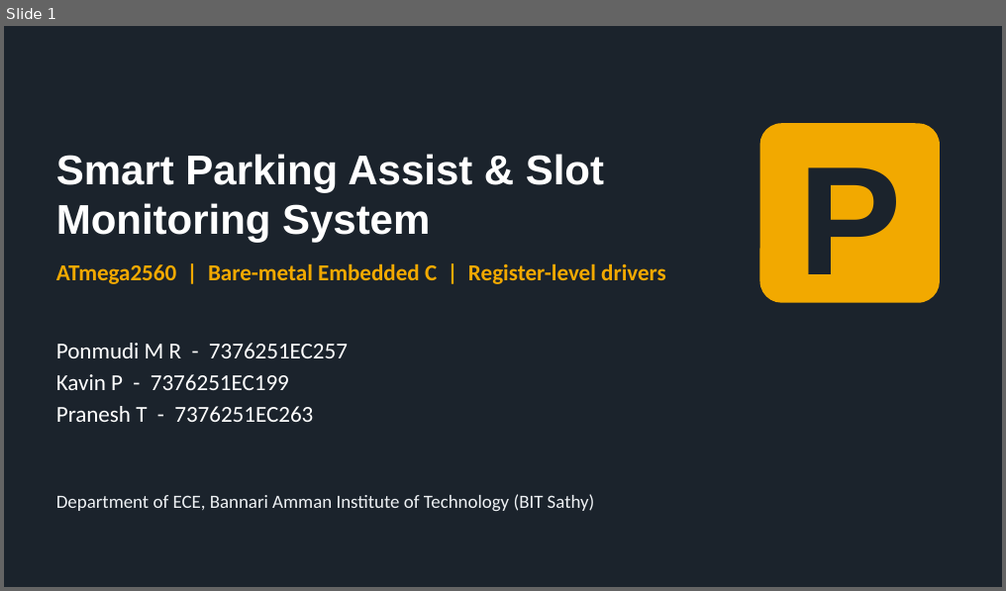
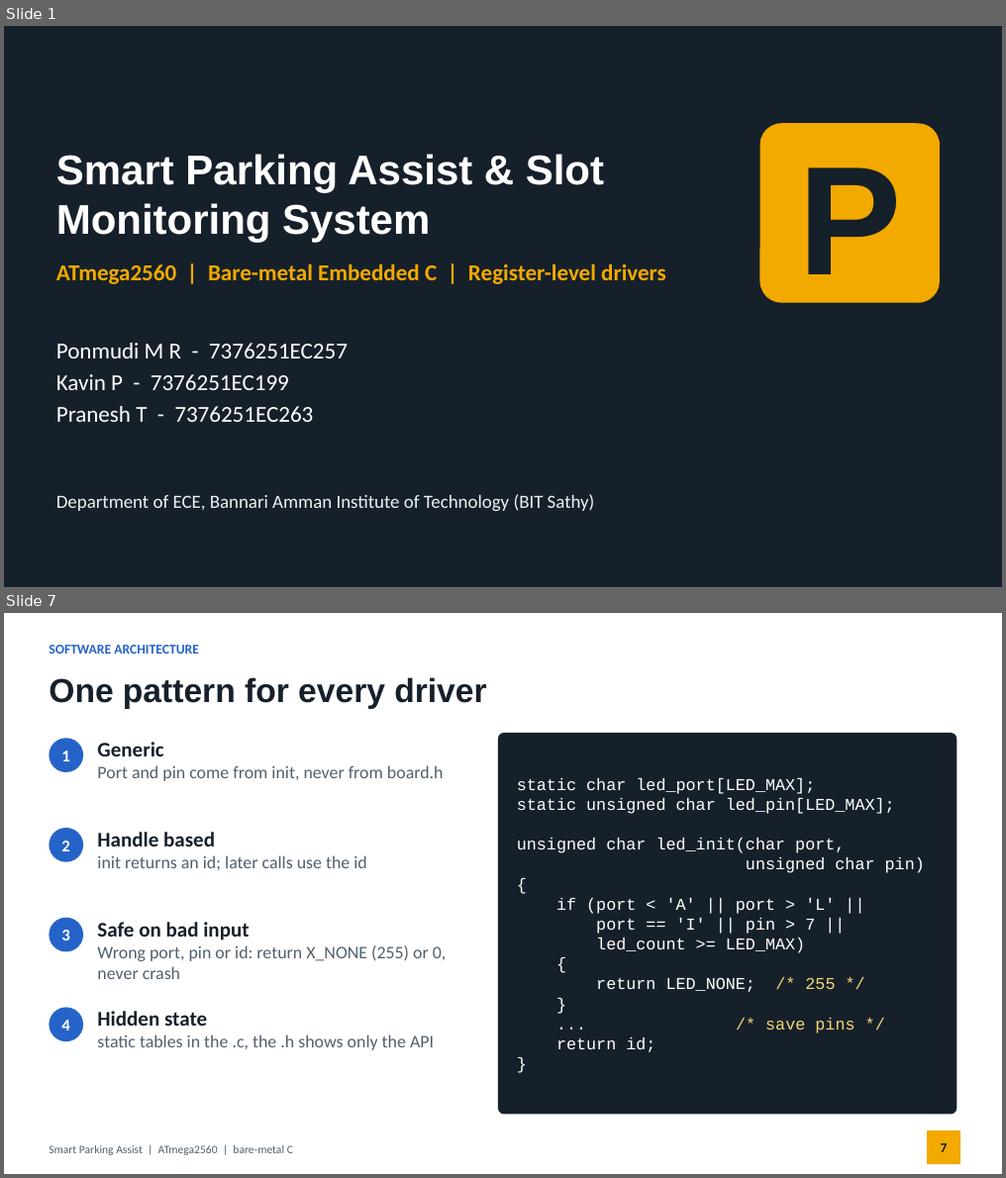
Before and after one commit to ponmudimr/atmega2560-baremetal-drivers, a slide deck: docs/Smart_Parking_Presentation.pptx. Shown one above the other, each under a label of ours: slide 1 before the commit, slides 1 and 7 after it; the slides between them are not shown. The pictures are 1006x591 and 1006x1178 pixels, drawn with LibreOffice and Linux fonts; fonts in the diff are those of the drawing. Boxes give left, top, right and bottom in pixels: in the first picture for what was removed or moved away, otherwise in the second. Text is boxed around its words. In the diff, an @@ line names an element or a change of style, - is before the commit and + after.

Commit message:
Add t_lcd_song test and update Smart Parking presentation

```diff
--- a/docs/Smart_Parking_Presentation.pptx
+++ b/docs/Smart_Parking_Presentation.pptx
@@ slide 7 added at bbox=[4, 613, 1002, 1174], background #FFFFFF @@
@@ text added at bbox=[49, 645, 199, 654], 13 pt, text #2563C9, bold @@
+SOFTWARE ARCHITECTURE
@@ title added at bbox=[49, 677, 486, 709], 32 pt, text #16202A, bold @@
+One pattern for every driver
@@ ellipse added at bbox=[49, 738, 83, 772], fill #2563C9 @@
@@ text added at bbox=[61, 751, 69, 761], 16 pt, text #FFFFFF, bold @@
+1
@@ text added at bbox=[97, 742, 444, 781], 17 pt, text #52606D @@
+Generic
+Port and pin come from init, never from board.h
@@ rounded rectangle added at bbox=[498, 733, 957, 1115], fill #16202A @@
@@ text added at bbox=[517, 778, 925, 1053], 16 pt, text #FFFFFF @@
+static char led_port[LED_MAX];
+static unsigned char led_pin[LED_MAX];
+unsigned char led_init(char port,
+unsigned char pin)
+{
+if (port < 'A' || port > 'L' ||
+port == 'I' || pin > 7 ||
+led_count >= LED_MAX)
+{
+return LED_NONE; /* 255 */
+}
+... /* save pins */
+return id;
+}
@@ ellipse added at bbox=[49, 828, 83, 862], fill #2563C9 @@
@@ text added at bbox=[61, 841, 69, 852], 16 pt, text #FFFFFF, bold @@
+2
@@ text added at bbox=[97, 832, 366, 870], 17 pt, text #52606D @@
+Handle based
+init returns an id; later calls use the id
@@ ellipse added at bbox=[49, 918, 83, 953], fill #2563C9 @@
@@ text added at bbox=[61, 930, 69, 941], 16 pt, text #FFFFFF, bold @@
+3
@@ text added at bbox=[97, 922, 447, 979], 17 pt, text #52606D @@
+Safe on bad input
+Wrong port, pin or id: return X_NONE (255) or 0, never crash
@@ ellipse added at bbox=[49, 1008, 83, 1042], fill #2563C9 @@
@@ text added at bbox=[61, 1020, 69, 1031], 16 pt, text #FFFFFF, bold @@
+4
@@ text added at bbox=[97, 1011, 434, 1051], 17 pt, text #52606D @@
+Hidden state
+static tables in the .c, the .h shows only the API
@@ text added at bbox=[49, 1146, 293, 1156], 11 pt, text #52606D @@
+Smart Parking Assist | ATmega2560 | bare-metal C
@@ rectangle added at bbox=[927, 1131, 960, 1164], fill #F2A900 @@
@@ page number added at bbox=[941, 1144, 947, 1153], 13 pt, text #16202A, bold @@
+7
```
Also in this commit, not shown: 8 other slides changed, 10 other slides added, 3 slides removed, 2 other files.
